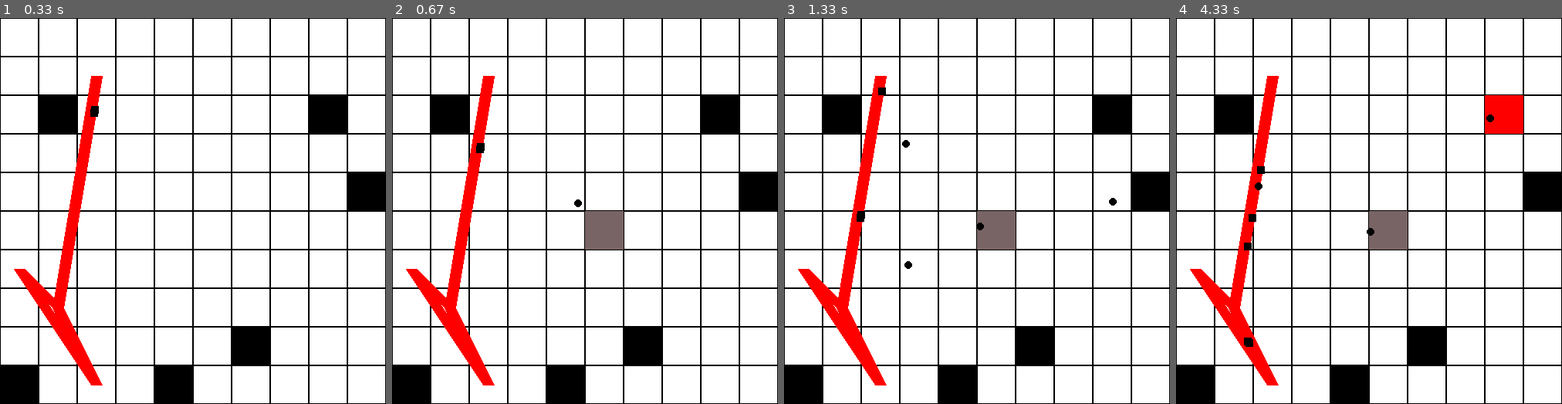
Above: before the commit, frames 1-4 (left to right).
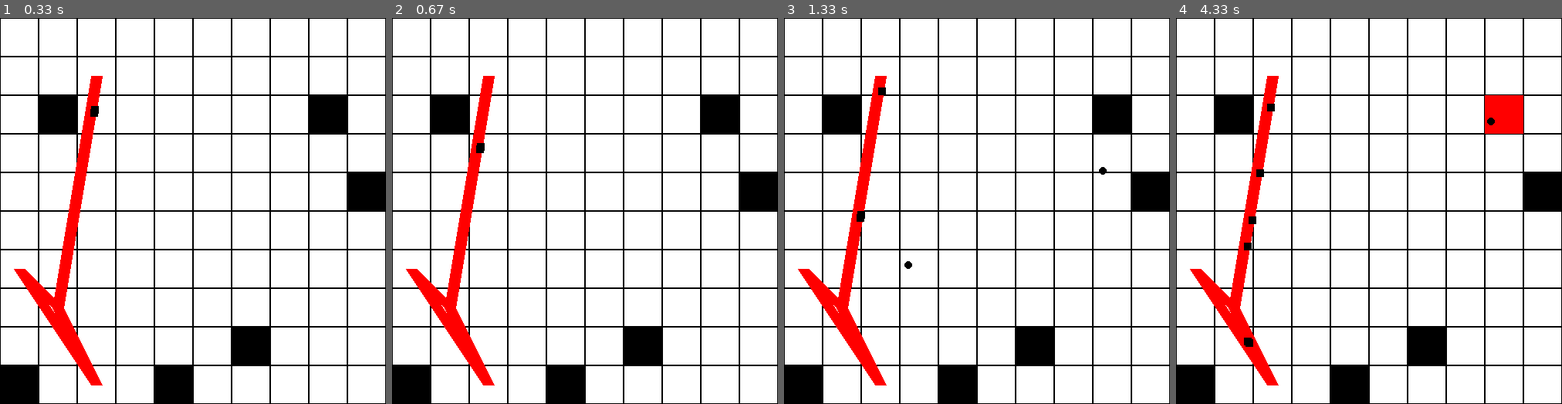
Above: after the commit, the same moments.

Repository: sillypantscoder/pygametowerdefense
Game: pygame game, started from main.py
The game is run twice, just before and just after one commit, with the same random seed, the same clock (stepped at 60 frames per second) and the same inputs.
Inputs (mouse positions are in pixels of both pictures, inside the frame that each line leads up to):
- Up to frame 1 (0.33 s): no input
- Up to frame 2 (0.67 s): press the mouse at (585, 238) at 0.37 s; move the mouse to (538, 226) at 0.47 s; release the mouse at (492, 214) at 0.6 s
- Up to frame 3 (1.33 s): press the mouse at (977, 238) at 1.2 s; move the mouse to (930, 183) at 1.3 s
- Up to frame 4 (4.33 s): release the mouse at (1276, 133) at 1.43 s

Frame 1 is identical in both runs. In frame 2, 1.0% of the frame differs, in the area x 47-60%, y 47-60%; in frame 3, 1.1%; in frame 4, 1.2%, in the area x 18-83%, y 22-60%.

Commit message:
Added menu [bugs]

Diff:
--- a/main.py
+++ b/main.py
@@ -84,7 +84,60 @@
 			super().tick()
 
 class SmallBullet(Bullet):
-	speed = 0.005
+	speed = 0.001
+
+def MENU():
+	global SCREENSIZE
+	global screen
+	c = pygame.time.Clock()
+	running = True
+	while running:
+		for event in pygame.event.get():
+			if event.type == pygame.QUIT:
+				running = False
+			elif event.type == pygame.VIDEORESIZE:
+				SCREENSIZE = [*event.dict["size"]]
+				screen = pygame.display.set_mode(SCREENSIZE, pygame.RESIZABLE)
+		# Drawing
+		screen.fill(WHITE)
+		# Board
+		for x in range(len(BOARD)):
+			for y in range(len(BOARD[x])):
+				cellrect = pygame.Rect(x * CELLSIZE, y * CELLSIZE, CELLSIZE, CELLSIZE)
+				if BOARD[x][y] == 0:
+					pygame.draw.rect(screen, BLACK, cellrect, 1)
+				elif BOARD[x][y] == 1:
+					pygame.draw.rect(screen, RED, cellrect)
+				elif BOARD[x][y] < 100:
+					pygame.draw.rect(screen, BLACK, cellrect)
+				elif BOARD[x][y] == 100:
+					pygame.draw.rect(screen, RED, cellrect)
+				elif BOARD[x][y] < 120:
+					pygame.draw.rect(screen, TAN, cellrect)
+		# Route
+		for i in range(len(ROUTE) - 1):
+			start = (cellno_to_pixel(ROUTE[i][0]), cellno_to_pixel(ROUTE[i][1]))
+			end = (cellno_to_pixel(ROUTE[i + 1][0]), cellno_to_pixel(ROUTE[i + 1][1]))
+			pygame.draw.line(screen, RED, start, end, round(0.3 * CELLSIZE))
+		# Entities
+		for e in entities:
+			s = e.draw()
+			x = cellno_to_pixel(e.pos[0])# - (s.get_width() / 2)
+			y = cellno_to_pixel(e.pos[1]) - (s.get_height() / 2)
+			screen.blit(s, (x, y))
+		# Dialog
+		pos = pygame.mouse.get_pos()
+		x = math.floor(pos[0] / CELLSIZE)
+		y = math.floor(pos[1] / CELLSIZE)
+		if pygame.mouse.get_pressed()[0]: return;
+		k = pygame.key.get_pressed()
+		if k[pygame.K_s]: BOARD[x][y] = 100
+		if k[pygame.K_b]: BOARD[x][y] = 99
+		#pygame.draw.line(screen, BLACK, [cellno_to_pixel(e.prevpos[0]), cellno_to_pixel(e.prevpos[1])], [cellno_to_pixel(e.route[0][0]), cellno_to_pixel(e.route[0][1])], 1)
+		# Flip
+		pygame.display.flip()
+		c.tick(20)
+
 
 entities = []
 entities.append(Enemy())
@@ -98,13 +151,10 @@
 		if event.type == pygame.QUIT:
 			running = False
 		elif event.type == pygame.VIDEORESIZE:
-			screensize = [*event.dict["size"]]
+			SCREENSIZE = [*event.dict["size"]]
 			screen = pygame.display.set_mode(SCREENSIZE, pygame.RESIZABLE)
 		elif event.type == pygame.MOUSEBUTTONDOWN:
-			pos = pygame.mouse.get_pos()
-			x = math.floor(pos[0] / CELLSIZE)
-			y = math.floor(pos[1] / CELLSIZE)
-			BOARD[x][y] = 100
+			MENU()
 	# Drawing
 	screen.fill(WHITE)
 	# Board
